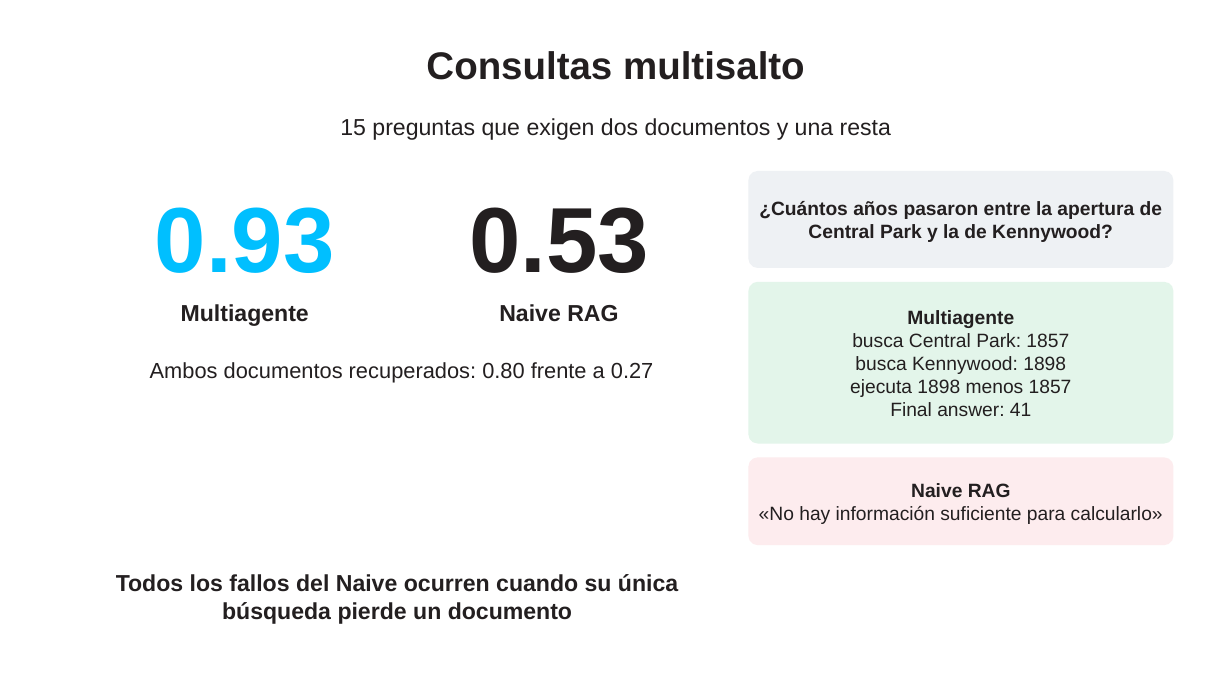
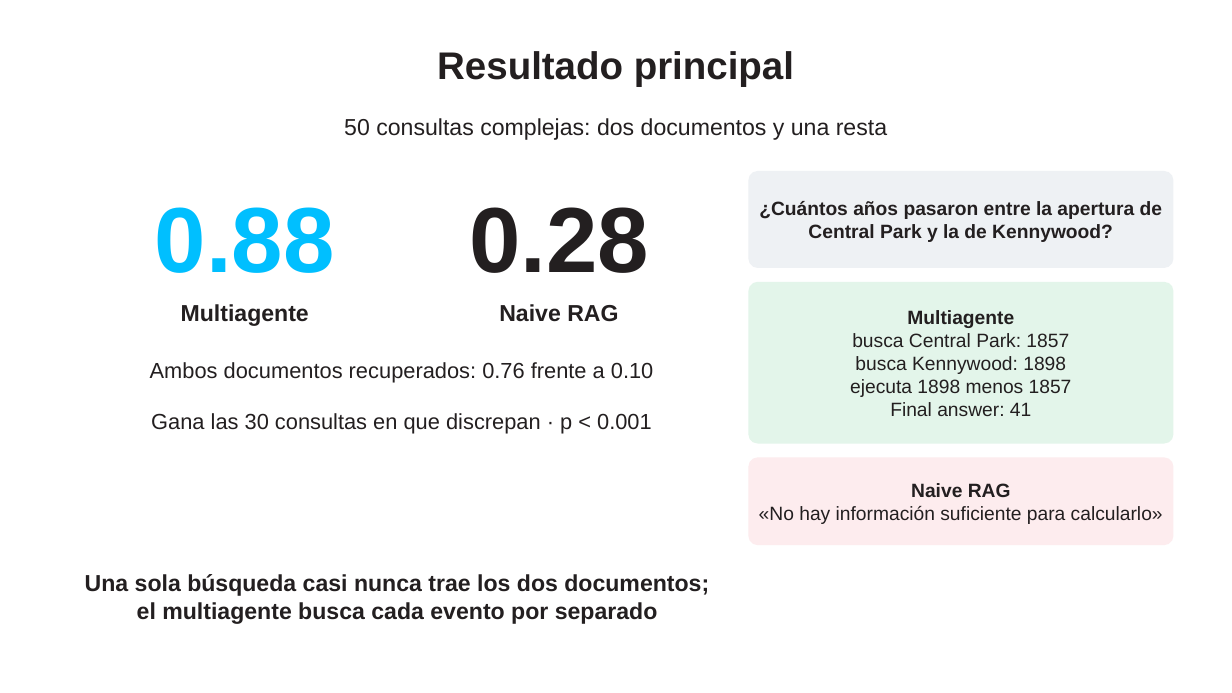
Before and after one commit to ricardoamiel/auditor-react, a slide deck: slide 58 of presentacion/Presentacion_Auditor_ReAct.pptx (slide 70 before the commit). Drawn at 1232x693 pixels with LibreOffice and Linux fonts; fonts in the diff are those of the drawing; background and template pictures are left out. Boxes give left, top, right and bottom in pixels: in the first picture for what was removed or moved away, otherwise in the second. Text is boxed around its words. In the diff, an @@ line names an element or a change of style, - is before the commit and + after.

Commit message:
Resultados de las 50 consultas complejas

```diff
--- a/presentacion/Presentacion_Auditor_ReAct.pptx
+++ b/presentacion/Presentacion_Auditor_ReAct.pptx
@@ text at [437, 51, 794, 87]: text changed @@
-Consultas multisalto
+Resultado principal
@@ text at [344, 118, 887, 140]: text changed @@
-15 preguntas que exigen dos documentos y una resta
+50 consultas complejas: dos documentos y una resta
@@ text at [155, 207, 335, 273]: text changed @@
-0.93
+0.88
@@ text at [469, 207, 649, 273]: text changed @@
-0.53
+0.28
@@ text at [150, 362, 653, 383]: text changed @@
-Ambos documentos recuperados: 0.80 frente a 0.27
+Ambos documentos recuperados: 0.76 frente a 0.10
@@ text added at [151, 413, 652, 433], 17 pt, text #231F20 @@
+Gana las 30 consultas en que discrepan · p < 0.001
@@ text at [85, 574, 709, 624]: text changed @@
-Todos los fallos del Naive ocurren cuando su única búsqueda pierde un documento
+Una sola búsqueda casi nunca trae los dos documentos; el multiagente busca cada evento por separado
```
Also in this commit, not shown: 27 other slides changed, 30 other files.
